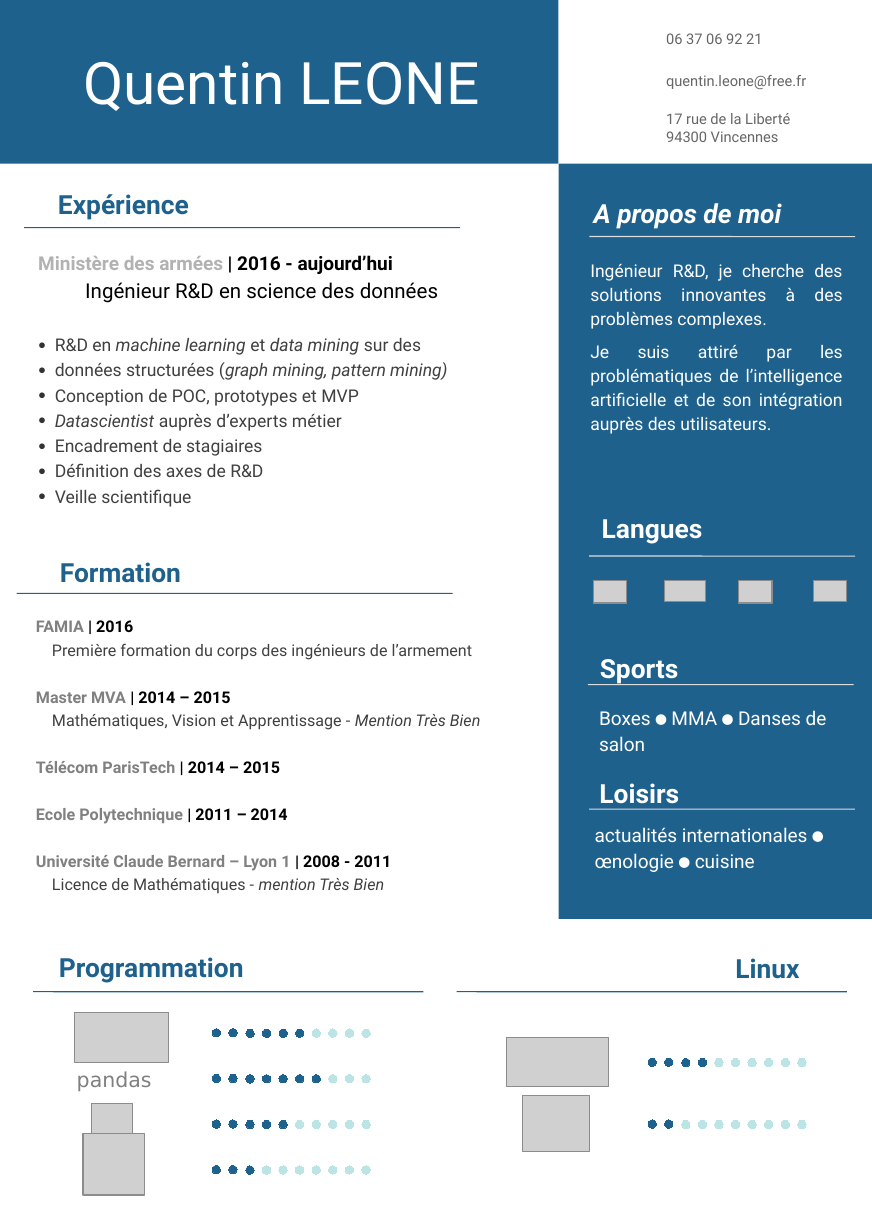
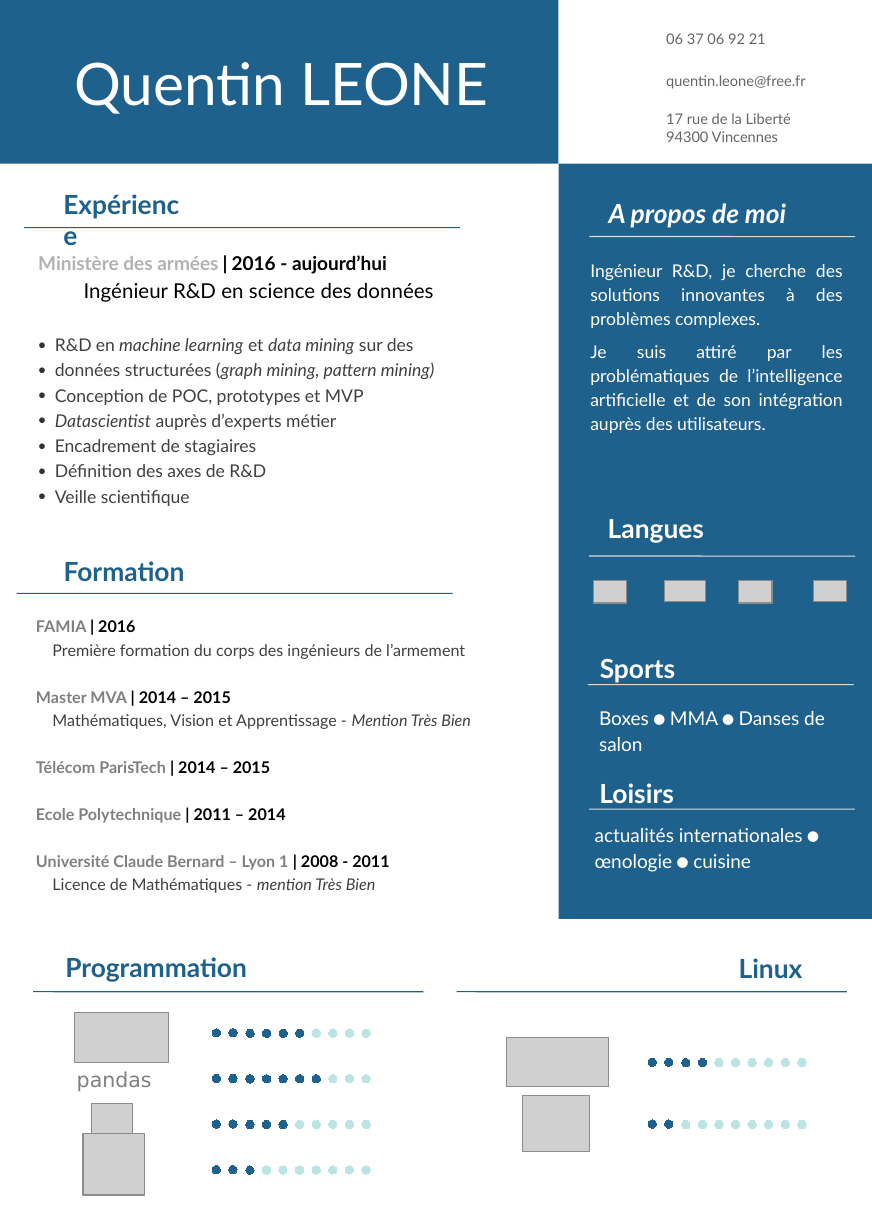
Before and after one commit to QuentinLEONE/cv, a slide deck: slide 1 of CV.odp. Drawn at 872x1232 pixels with LibreOffice and Linux fonts; fonts in the diff are those of the drawing; grey boxes stand for pictures; background and template pictures are left out. Boxes give left, top, right and bottom in pixels: in the first picture for what was removed or moved away, otherwise in the second. Text is boxed around its words. In the diff, an @@ line names an element or a change of style, - is before the commit and + after.

Commit message:
add: Lato fonts

```diff
--- a/CV.odp
+++ b/CV.odp
@@ font Roboto to Lato in 17 elements at [36,620,471,893], [599,711,825,751], [590,264,843,433], [595,828,803,872], [74,62,488,114], [666,75,806,89], [666,33,766,44], [64,561,185,581], [600,658,675,683], [599,783,673,804], [666,113,791,142], [739,958,803,978], [52,182,206,226], [65,957,247,982], [38,255,435,506], [608,519,704,543], [609,203,786,228] @@
@@ text "A propos de moi": place and size @@
-text "A propos de moi" at [594,203,781,229]
+text "A propos de moi" at [609,203,786,228]
```
